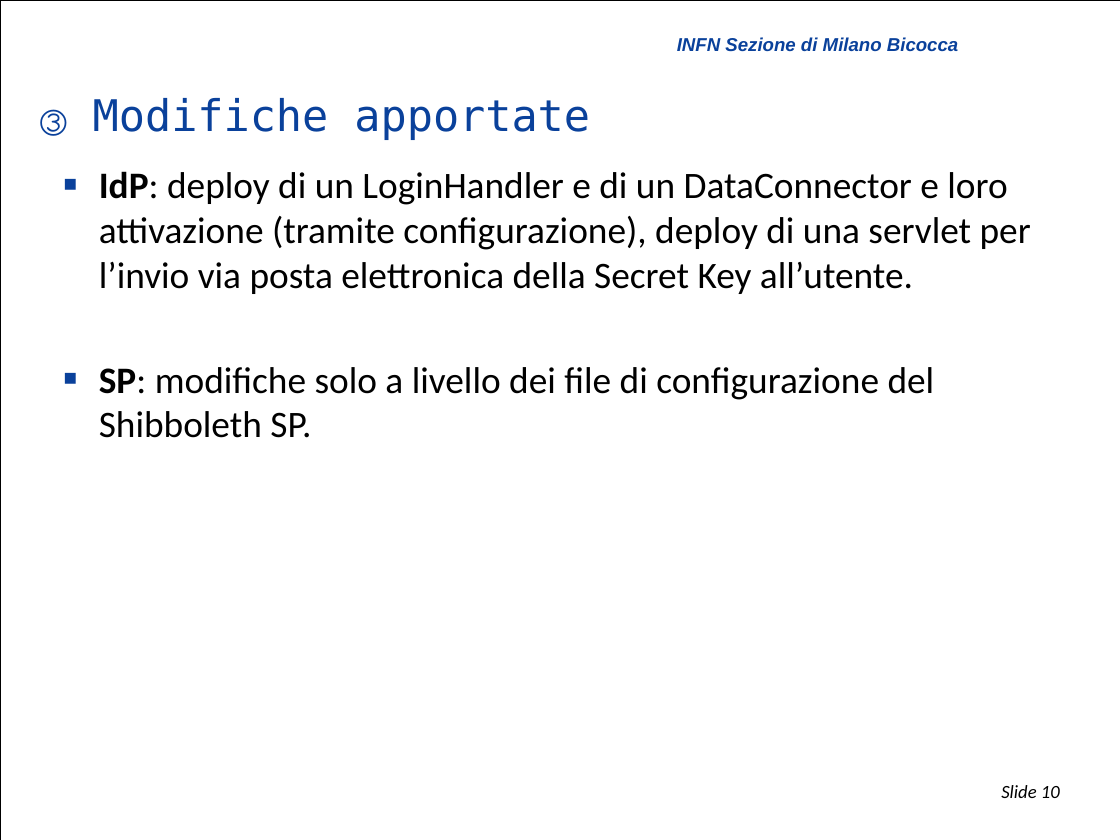
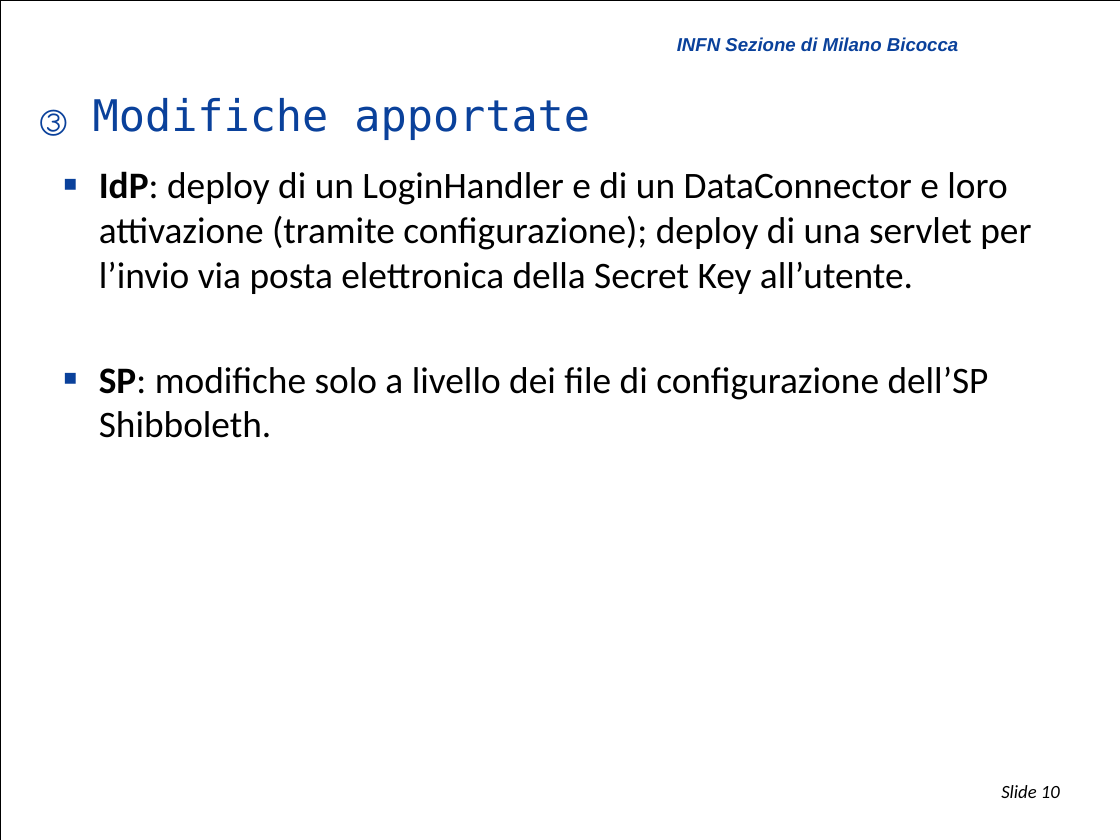
Before and after one commit to biancini/Shibboleth-Authentication, a slide deck: slide 10 of ShibbolethExtensions.pptx. Drawn at 1120x840 pixels with LibreOffice and Linux fonts; fonts in the diff are those of the drawing; background and template pictures are left out. Boxes give left, top, right and bottom in pixels: in the first picture for what was removed or moved away, otherwise in the second. Text is boxed around its words. In the diff, an @@ line names an element or a change of style, - is before the commit and + after.

```diff
--- a/ShibbolethExtensions.pptx
+++ b/ShibbolethExtensions.pptx
@@ text at [99,171,1031,438]: text changed @@
-  ■ IdP: deploy di un LoginHandler e di un DataConnector e loro attivazione (tramite configurazione), deploy di una servlet per l’invio via posta elettronica della Secret Key all’utente.
-  ■ SP: modifiche solo a livello dei file di configurazione del Shibboleth SP.
+  ■ IdP: deploy di un LoginHandler e di un DataConnector e loro attivazione (tramite configurazione); deploy di una servlet per l’invio via posta elettronica della Secret Key all’utente.
+  ■ SP: modifiche solo a livello dei file di configurazione dell’SP Shibboleth.
```
Also in this commit, not shown: 11 other slides changed.
